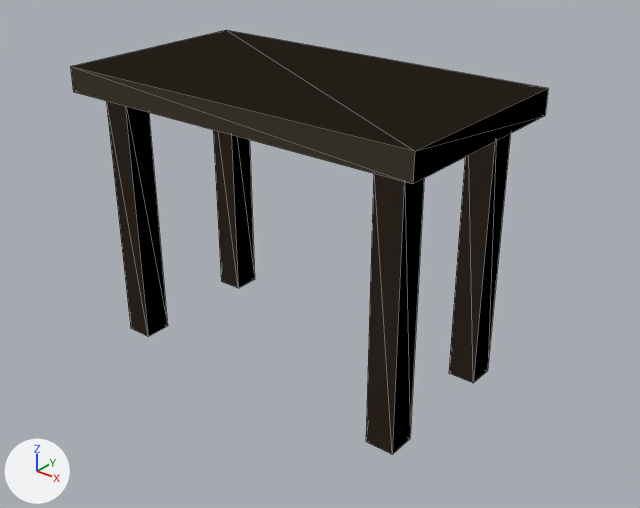
An edit to the glTF model public/models/binding-table.gltf, drawn before and after from the same camera.
Both versions are drawn from a camera (50 mm lens) standing at (1.453, -1.731, 1.407) and looking at (0.066, 0.004, 0.332). The lights are fixed; the arrows at lower left show +X, +Y and +Z. The older version comes first. Mesh edges are drawn as thin lines. Vertices at exactly the same position are counted once.

Objects in the first picture: 'LegA', 'LegB', 'LegC', 'LegD', 'Top'.
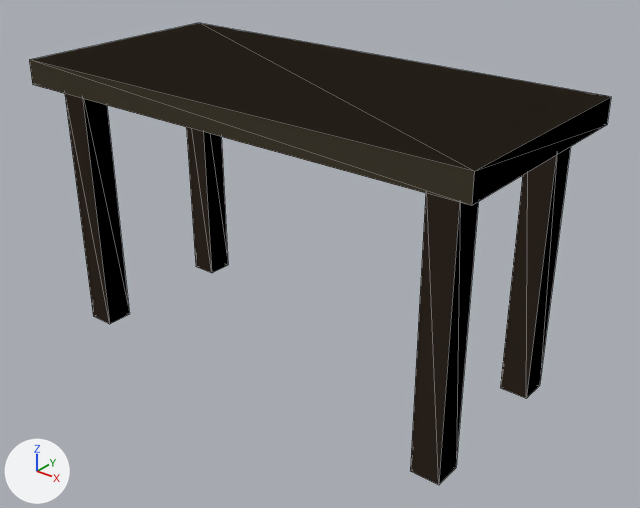
Patch to the scene script:
```diff
--- a/public/models/binding-table.gltf.py
+++ b/public/models/binding-table.gltf.py
@@ me_topmesh @@
 # used by ob_top; location = (0.0, 0.0, 0.75)
-me_topmesh.from_pydata(...)  # 8 vertices, 12 faces; spans x -0.55..0.55, y -0.3..0.3, z 0.0..0.07
-me_topmesh.vertices[0].co = (0.55, -0.3, 0.07)  # pixel (414, 151)
-me_topmesh.vertices[1].co = (0.55, 0.3, 0.07)  # pixel (548, 88)
-me_topmesh.vertices[2].co = (0.55, 0.3, 0.0)  # pixel (545, 115)
-me_topmesh.vertices[3].co = (0.55, -0.3, 0.0)  # pixel (412, 184)
-me_topmesh.vertices[4].co = (-0.55, 0.3, 0.07)  # pixel (226, 30)
-me_topmesh.vertices[5].co = (-0.55, -0.3, 0.07)  # pixel (70, 66)
-me_topmesh.vertices[6].co = (-0.55, -0.3, 0.0)  # pixel (73, 92)
-me_topmesh.vertices[7].co = (-0.55, 0.3, 0.0)
+me_topmesh.from_pydata(...)  # 8 vertices, 12 faces; spans x -0.7..0.7, y -0.325..0.325, z 0.0..0.07
+# me_topmesh part 1
+me_topmesh.vertices[0].co = (0.7, -0.325, 0.07)  # pixel (474, 171)
+me_topmesh.vertices[1].co = (0.7, 0.325, 0.07)  # pixel (611, 96)
+me_topmesh.vertices[2].co = (0.7, 0.325, 0.0)  # pixel (607, 124)
+me_topmesh.vertices[3].co = (0.7, -0.325, 0.0)  # pixel (471, 205)
+me_topmesh.vertices[4].co = (-0.7, 0.325, 0.07)  # pixel (198, 22)
+me_topmesh.vertices[5].co = (-0.7, -0.325, 0.07)  # pixel (29, 59)
+me_topmesh.vertices[6].co = (-0.7, -0.325, 0.0)  # pixel (32, 84)
+me_topmesh.vertices[7].co = (-0.7, 0.325, 0.0)
 me_topmesh.materials.append(mat_topmaterial)
@@ ob_lega @@
 ob_lega = bpy.data.objects.new('LegA', me_legamesh)
-ob_lega.location = (-0.45, 0.2, 0.0)
+ob_lega.location = (-0.6, 0.225, 0.0)
@@ ob_legb @@
 ob_legb = bpy.data.objects.new('LegB', me_legbmesh)
-ob_legb.location = (0.45, 0.2, 0.0)
+ob_legb.location = (0.6, 0.225, 0.0)
@@ ob_legc @@
 ob_legc = bpy.data.objects.new('LegC', me_legcmesh)
-ob_legc.location = (-0.45, -0.2, 0.0)
+ob_legc.location = (-0.6, -0.225, 0.0)
@@ ob_legd @@
 ob_legd = bpy.data.objects.new('LegD', me_legdmesh)
-ob_legd.location = (0.45, -0.2, 0.0)
+ob_legd.location = (0.6, -0.225, 0.0)
```

Where the change shows, as pixel boxes [x1, y1, x2, y2] in the pictures (640 x 508 px):
'Top', reshaped (22% wider, 19% taller)
    before: [70, 30, 548, 184]
    after: [29, 23, 611, 206]
'LegD', moved
    before: [366, 174, 424, 454]
    after: [410, 193, 478, 485]
'LegB', moved
    before: [449, 134, 511, 383]
    after: [500, 147, 570, 399]
'LegC', moved
    before: [106, 101, 168, 336]
    after: [65, 94, 129, 324]
'LegA', moved
    before: [213, 130, 255, 288]
    after: [186, 127, 228, 273]
